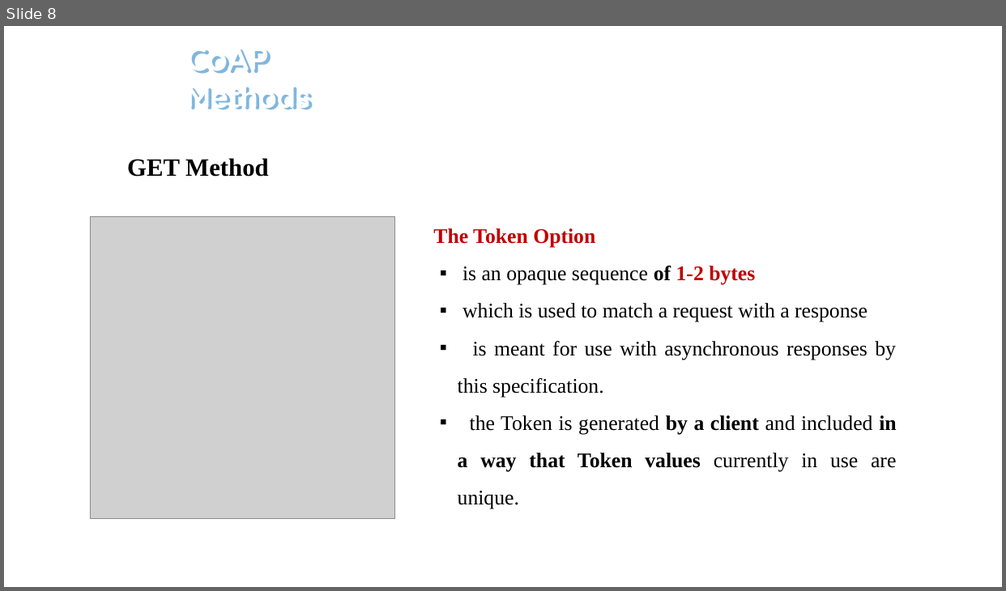
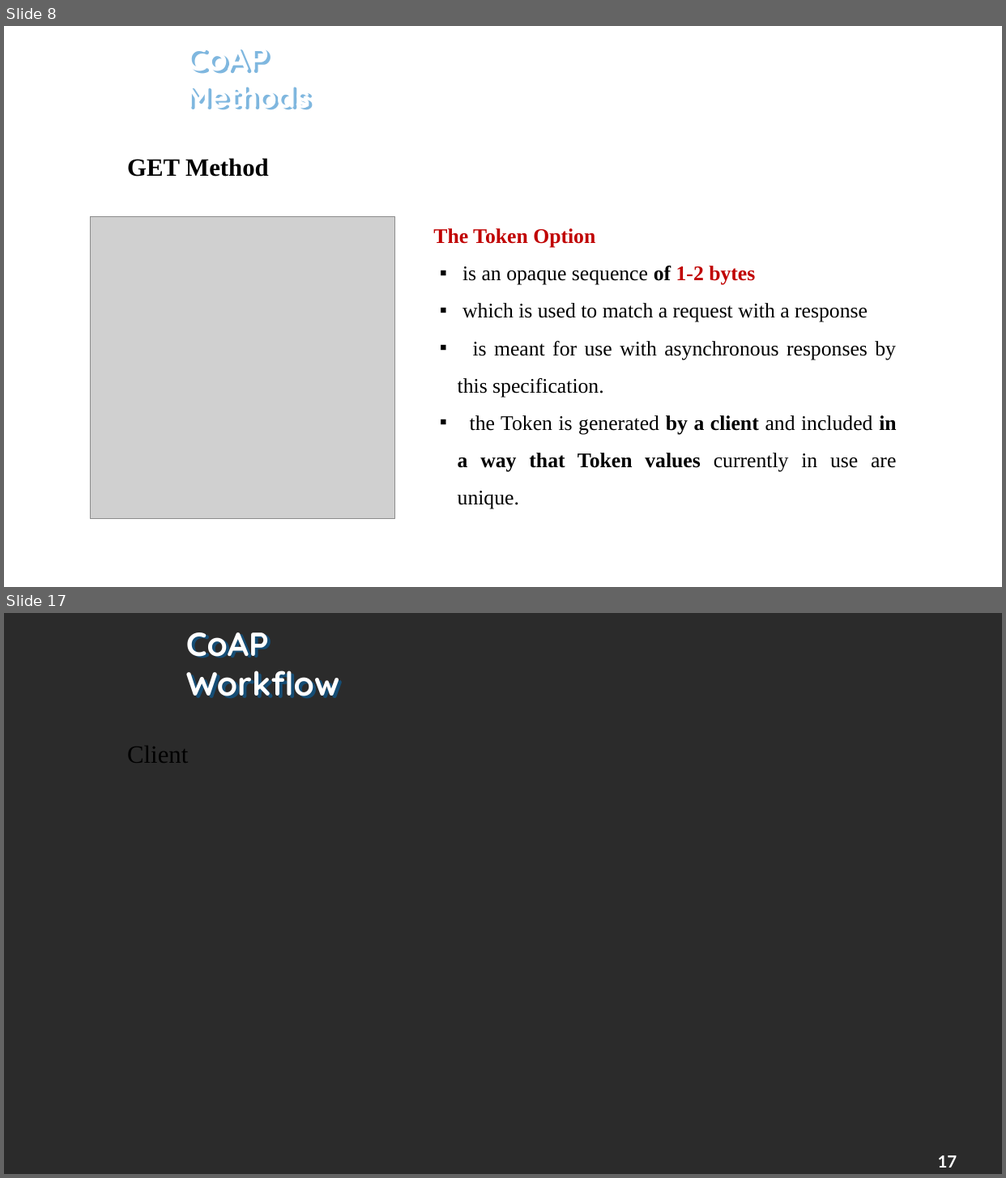
Before and after one commit to hoangnh0194/TrainingTMA, a slide deck: CoAPreport.pptx. Shown one above the other, each under a label of ours: slide 8 before the commit, slides 8 and 17 after it; the slides between them are not shown. The pictures are 1006x591 and 1006x1178 pixels, drawn with LibreOffice and Linux fonts; fonts in the diff are those of the drawing; grey boxes stand for pictures; background and template pictures are left out; a plain dark background stands for a picture behind light text. Boxes give left, top, right and bottom in pixels: in the first picture for what was removed or moved away, otherwise in the second. Text is boxed around its words. In the diff, an @@ line names an element or a change of style, - is before the commit and + after.

```diff
--- a/CoAPreport.pptx
+++ b/CoAPreport.pptx
@@ slide 17 added at (4, 613, 1002, 1174), background picture (left out); not listed: 1 template element that a slide beside it also shows @@
@@ text added at (186, 632, 339, 698), 32 pt, text #FFFFFF, bold @@
+CoAP
+Workflow
@@ text added at (127, 746, 188, 763), 24 pt, text #000000 @@
+Client
```
Also in this commit, not shown: 11 slides changed, 9 other slides added, 1 other file.
